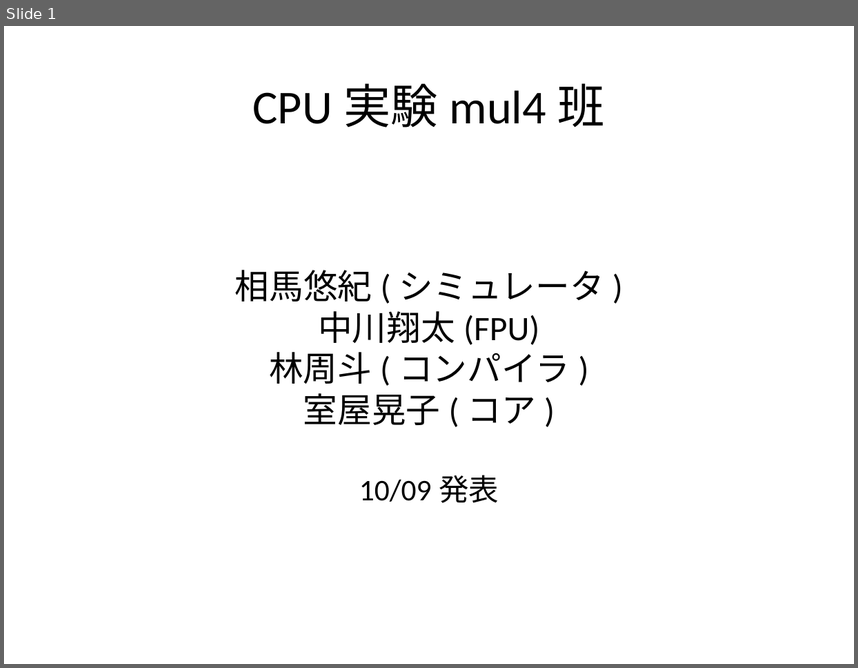
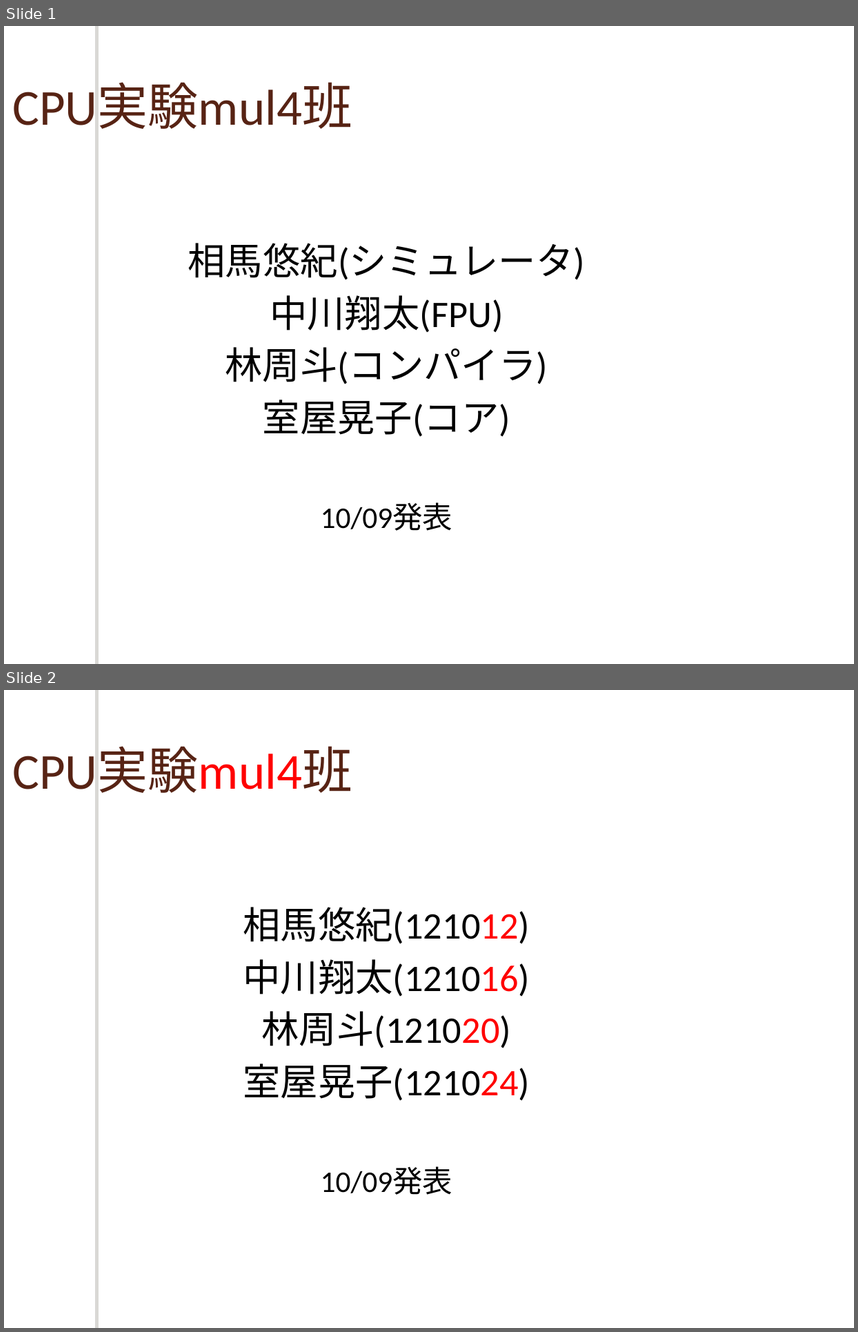
Before and after one commit to cpumul4/cpuex, a slide deck: 10_09.odp. Shown one above the other, each under a label of ours: slide 1 before the commit, slides 1 and 2 after it. The pictures are 858x668 and 858x1332 pixels, drawn with LibreOffice and Linux fonts; fonts in the diff are those of the drawing; background and template pictures are left out. Boxes give left, top, right and bottom in pixels: in the first picture for what was removed or moved away, otherwise in the second. Text is boxed around its words. In the diff, an @@ line names an element or a change of style, - is before the commit and + after.

```diff
--- a/10_09.odp
+++ b/10_09.odp
@@ slide 2 added at (4, 690, 854, 1328), background picture (left out); not listed: 1 template element that a slide beside it also shows @@
@@ text added at (12, 747, 352, 801), 47 pt, text #572314 @@
+CPU実験mul4班
@@ text added at (243, 907, 530, 1194), 35 pt, text #000000 @@
+相馬悠紀(121012)
+中川翔太(121016)
+林周斗(121020)
+室屋晃子(121024)
+10/09発表
@@ slide 1 changed as well @@
@@ freeform shape added at (98, 26, 105, 664), fill #FFFFFF @@
@@ title "CPU実験mul4班": place and size @@
-title "CPU実験mul4班" at (46, 52, 812, 158)
+title "CPU実験mul4班" at (12, 83, 352, 137)
@@ title "CPU実験mul4班" at (12, 83, 352, 137): size 44 to 47 pt, text colour #000000 to #572314; alignment centre to left @@
@@ subtitle "相馬悠紀(シミュレータ)": place and size @@
-subtitle "相馬悠紀(シミュレータ)" at (235, 270, 604, 501)
+subtitle "相馬悠紀(シミュレータ)" at (188, 243, 585, 530)
@@ subtitle "相馬悠紀(シミュレータ)" at (188, 243, 585, 530): size 32 to 35 pt in "相馬悠紀(シミュレータ)", "中川翔太(FPU)", "林周斗(コンパイラ)", "室屋晃子(コア)"; more space between paragraphs @@
```
Also in this commit, not shown: 6 other slides changed, 7 other slides added, 2 slides removed.
